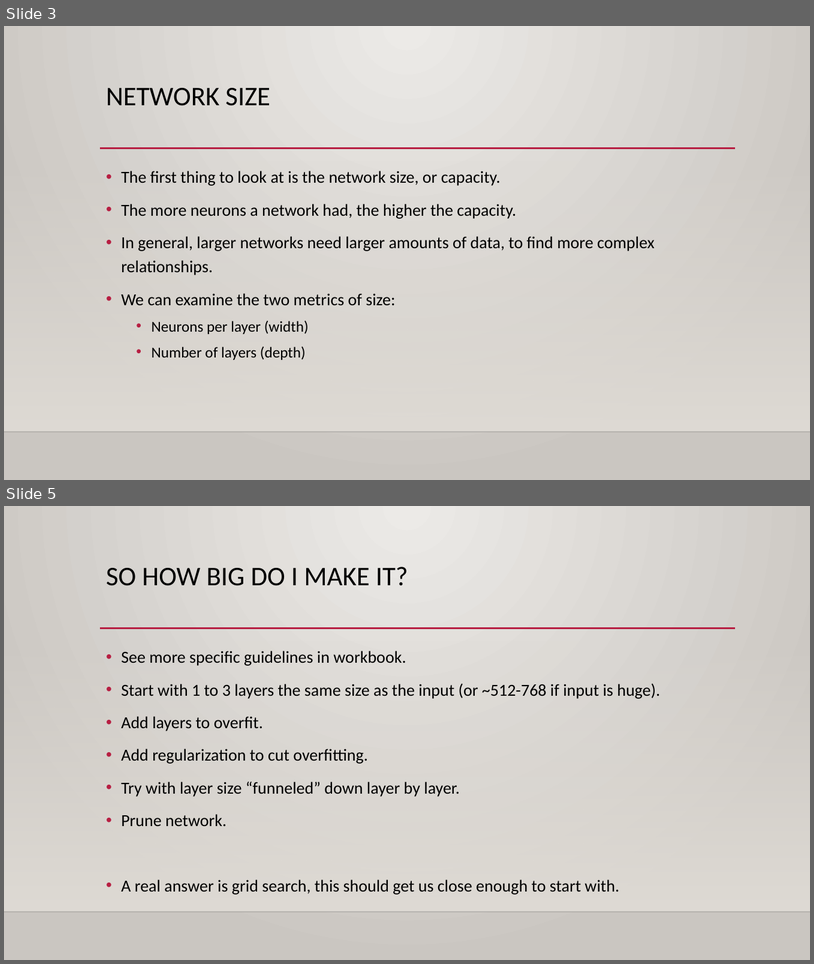
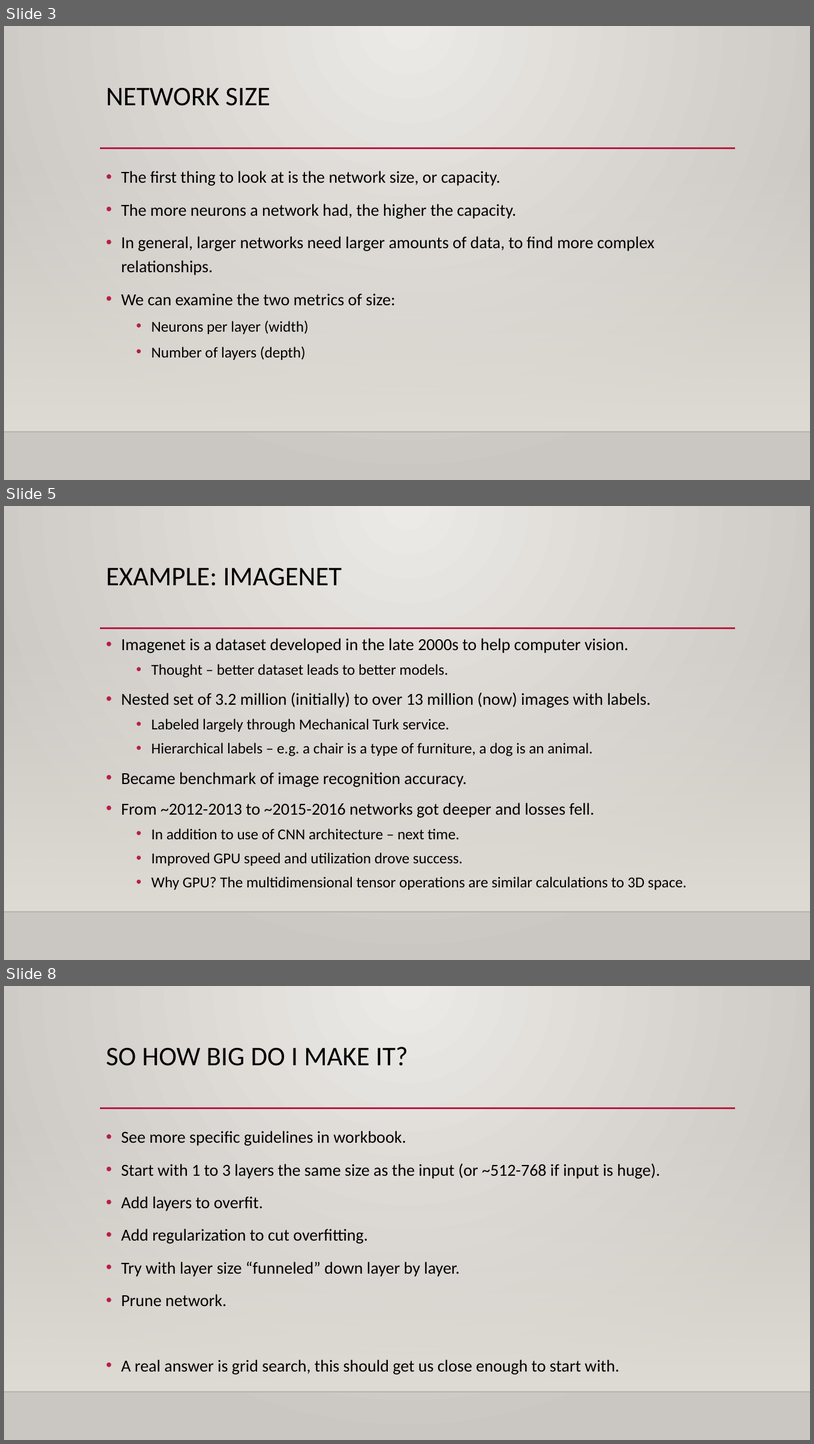
Before and after one commit to allyryry/3950_Workbooks, a slide deck: reference_content/Slides/tensorflow_optimization.pptx. Shown one above the other, each under a label of ours: slides 3 and 5 before the commit, slides 3, 5 and 8 after it; the slides between them are not shown. The pictures are 814x964 and 814x1444 pixels, drawn with LibreOffice and Linux fonts; fonts in the diff are those of the drawing; background and template pictures are left out. Boxes give left, top, right and bottom in pixels: in the first picture for what was removed or moved away, otherwise in the second. Text is boxed around its words. In the diff, an @@ line names an element or a change of style, - is before the commit and + after.

```diff
--- a/reference_content/Slides/tensorflow_optimization.pptx
+++ b/reference_content/Slides/tensorflow_optimization.pptx
@@ slide 5 added at <box>4,506,810,960</box>, background gradient #ECEAE7 to #CAC7C1; not listed: 3 template elements that a slide beside it also shows @@
@@ title added at <box>106,568,342,586</box>, 32 pt, text #000000 @@
+EXAMPLE: IMAGENET
@@ text added at <box>121,638,687,889</box>, 18 pt, text #000000 @@
+• Imagenet is a dataset developed in the late 2000s to help computer vision.
+  • Thought – better dataset leads to better models.
+• Nested set of 3.2 million (initially) to over 13 million (now) images with labels.
+  • Labeled largely through Mechanical Turk service.
+  • Hierarchical labels – e.g. a chair is a type of furniture, a dog is an animal.
+• Became benchmark of image recognition accuracy.
+• From ~2012-2013 to ~2015-2016 networks got deeper and losses fell.
+  • In addition to use of CNN architecture – next time.
+  • Improved GPU speed and utilization drove success.
+  • Why GPU? The multidimensional tensor operations are similar calculations to 3D space.
@@ what was slide 5 is now slide 8 @@
```
Also in this commit, not shown: 4 slides changed, 6 other slides added, 7 other files.
